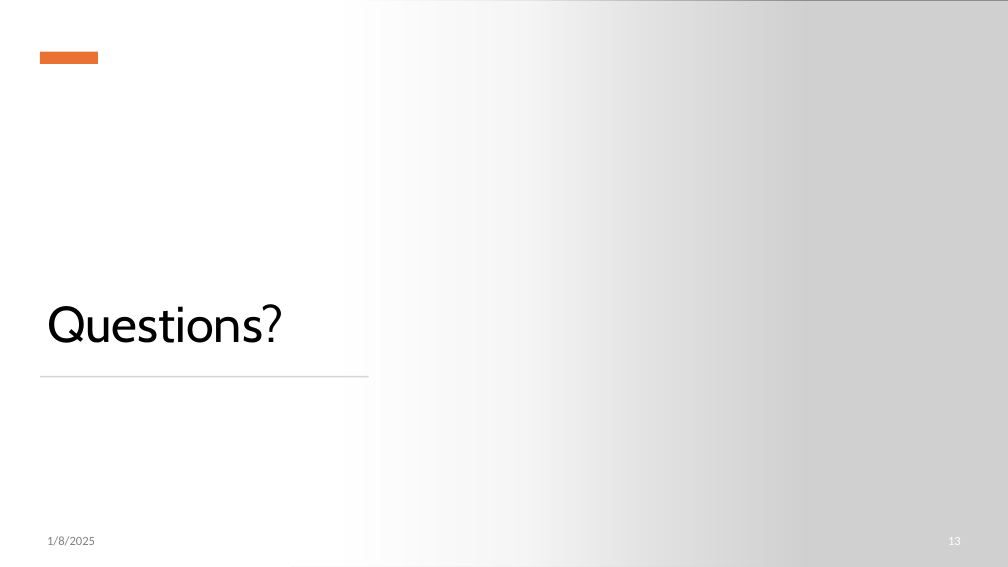
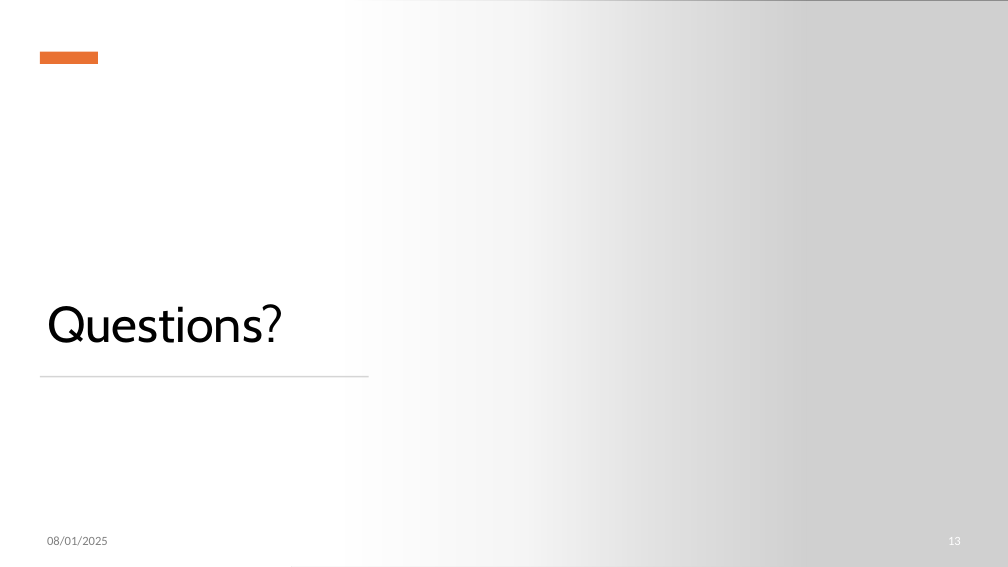
Before and after one commit to Duart3x/RAG-Monograph, a slide deck: slide 13 of presentation.pptx. Drawn at 1008x567 pixels with LibreOffice and Linux fonts; fonts in the diff are those of the drawing; grey boxes stand for pictures. Boxes give left, top, right and bottom in pixels: in the first picture for what was removed or moved away, otherwise in the second. Text is boxed around its words. In the diff, an @@ line names an element or a change of style, - is before the commit and + after.

```diff
--- a/presentation.pptx
+++ b/presentation.pptx
@@ text at [47, 536, 108, 546]: text changed @@
-1/8/2025
+08/01/2025
```
Also in this commit, not shown: 1 other slide changed, 1 other file.
